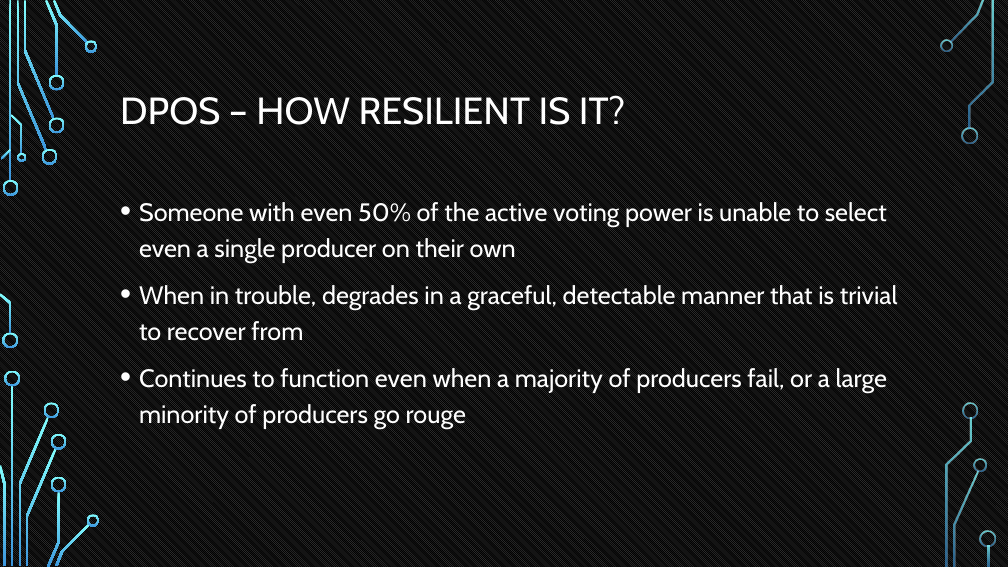
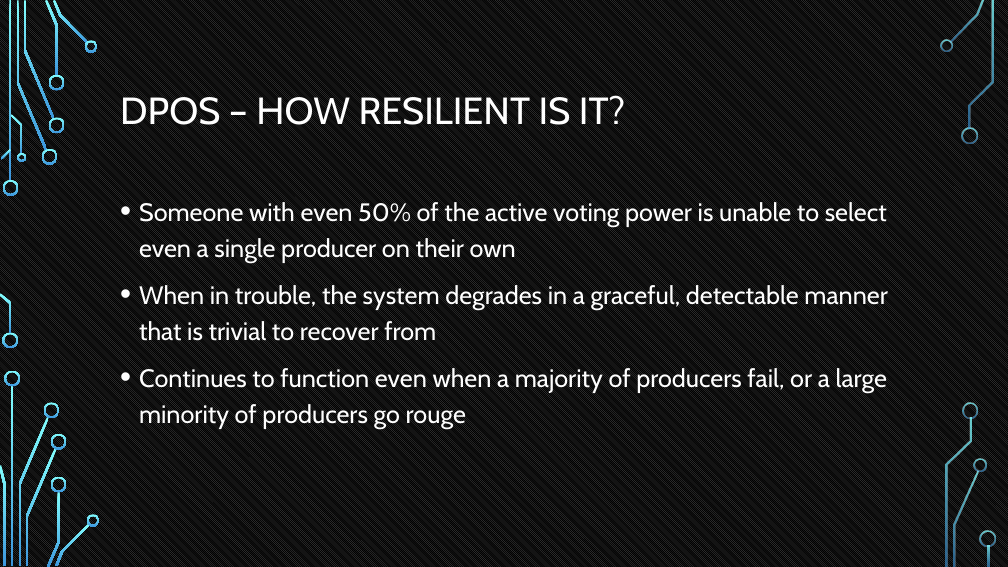
Before and after one commit to tokenika/tokenika.github.io, a slide deck: slide 40 of WarsawBlock.pptx (slide 32 before the commit). Drawn at 1008x567 pixels with LibreOffice and Linux fonts; fonts in the diff are those of the drawing; background and template pictures are left out. Boxes give left, top, right and bottom in pixels: in the first picture for what was removed or moved away, otherwise in the second. Text is boxed around its words. In the diff, an @@ line names an element or a change of style, - is before the commit and + after.

```diff
--- a/WarsawBlock.pptx
+++ b/WarsawBlock.pptx
@@ text at [139, 285, 887, 341]: text changed @@
-• When in trouble, degrades in a graceful, detectable manner that is trivial to recover from
+• When in trouble, the system degrades in a graceful, detectable manner that is trivial to recover from
```
Also in this commit, not shown: 9 other slides changed, 1 slide added, 1 other file.
